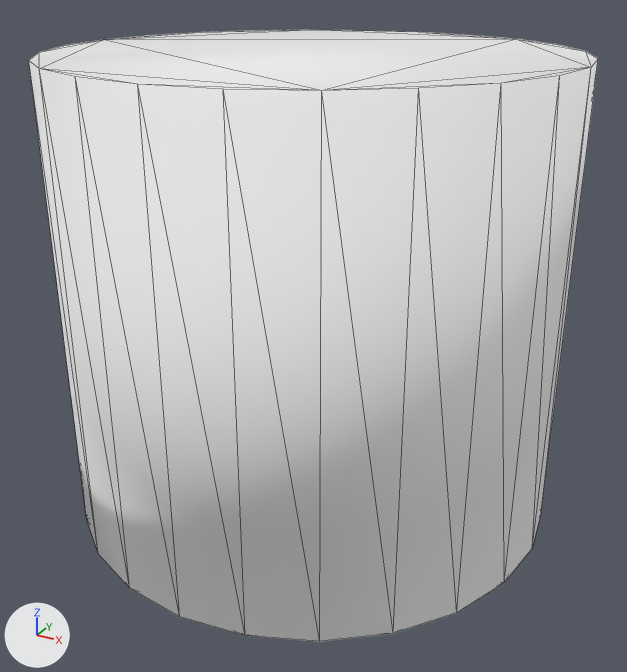
Two versions of the glTF model exports/glb/Offering vessel/Offering vessel__n12.glb, one commit apart.
One viewpoint serves both versions: a 50 mm lens placed at (-2.8874, -2.0549, 0.9378), pointed at (-2.9974, -1.8547, 0.8377). The lights are fixed; the arrows at lower left show +X, +Y and +Z. The picture after the commit comes second. Mesh edges are drawn as thin lines.

The scene before the commit, as lines of its bpy script (objects in view):
```python
me_cylinder_079 = bpy.data.meshes.new('Cylinder.079')
me_cylinder_079.from_pydata(...)  # a 24-sided cylinder along z spanning x -0.07..0.07, y -0.07..0.07, z -0.065..0.065
me_cylinder_079.materials.append(mat_verdigris_bronze_001)  # white #ffffff
ob_offering_vessel = bpy.data.objects.new('Offering vessel', me_cylinder_079)
ob_offering_vessel.location = (-3.0, -1.85, 0.85)
```
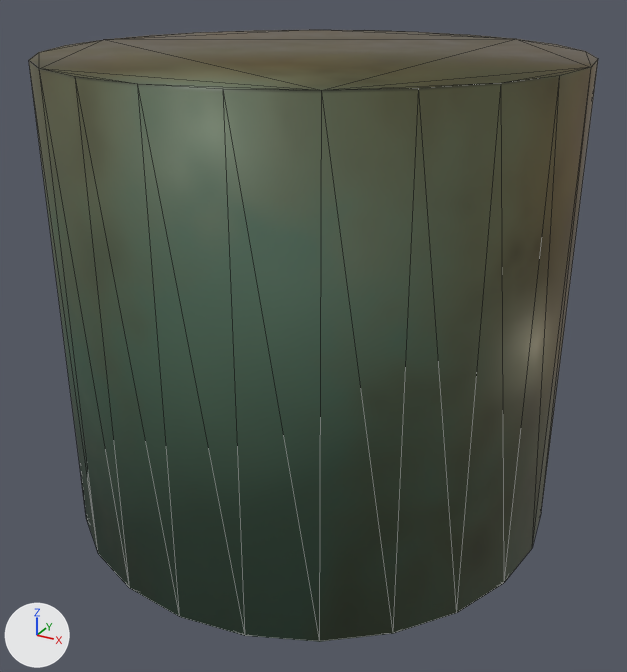
Boxes [x1, y1, x2, y2] around the edits, measured in the pictures (627 x 672 px):
'Offering vessel', recoloured (white to green)
    both: [29, 30, 598, 642]

What changed in the scene script:
```text
Add img_orm_g12_s0_offering_vessel:
    img_orm_g12_s0_offering_vessel = load_image('ORM_g12_s0_Offering vessel', '_unpacked/ORM_g12_s0_Offering_vessel', 256, 256, 'Non-Color')
Add img_bc_g12_s0_offering_vessel:
    img_bc_g12_s0_offering_vessel = load_image('BC_g12_s0_Offering vessel', '_unpacked/BC_g12_s0_Offering_vessel', 256, 256, 'sRGB')
Add mat_baked_g12_s0_offering_vessel:
    mat_baked_g12_s0_offering_vessel = bpy.data.materials.new('BAKED_g12_s0_Offering vessel')
    # uses the picture img_bc_g12_s0_offering_vessel
    # uses the picture img_orm_g12_s0_offering_vessel
Change me_cylinder_079:
    where me_cylinder_079.from_pydata(...)  # 48 vertices, 92 faces; spans x -0.07..0.07, y -0.07..0.07, z -0.065..0.065
    remove me_cylinder_079.materials.append(mat_verdigris_bronze_001)  # white #ffffff
    add me_cylinder_079.materials.append(mat_baked_g12_s0_offering_vessel)
```
